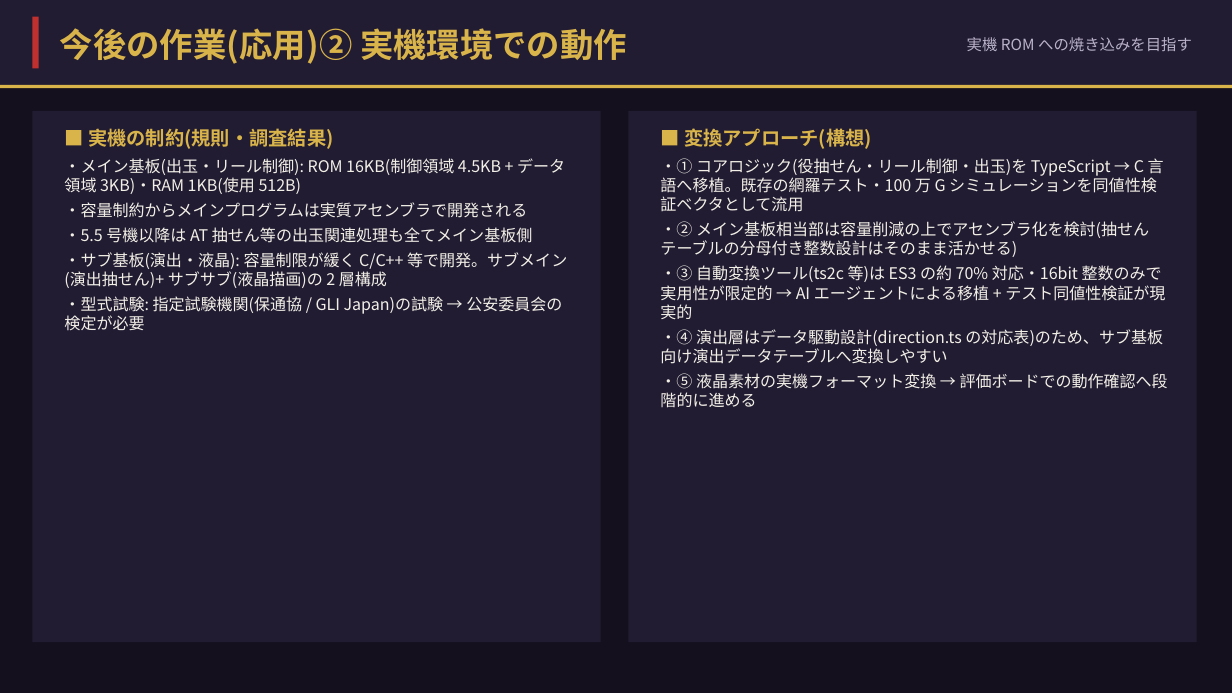
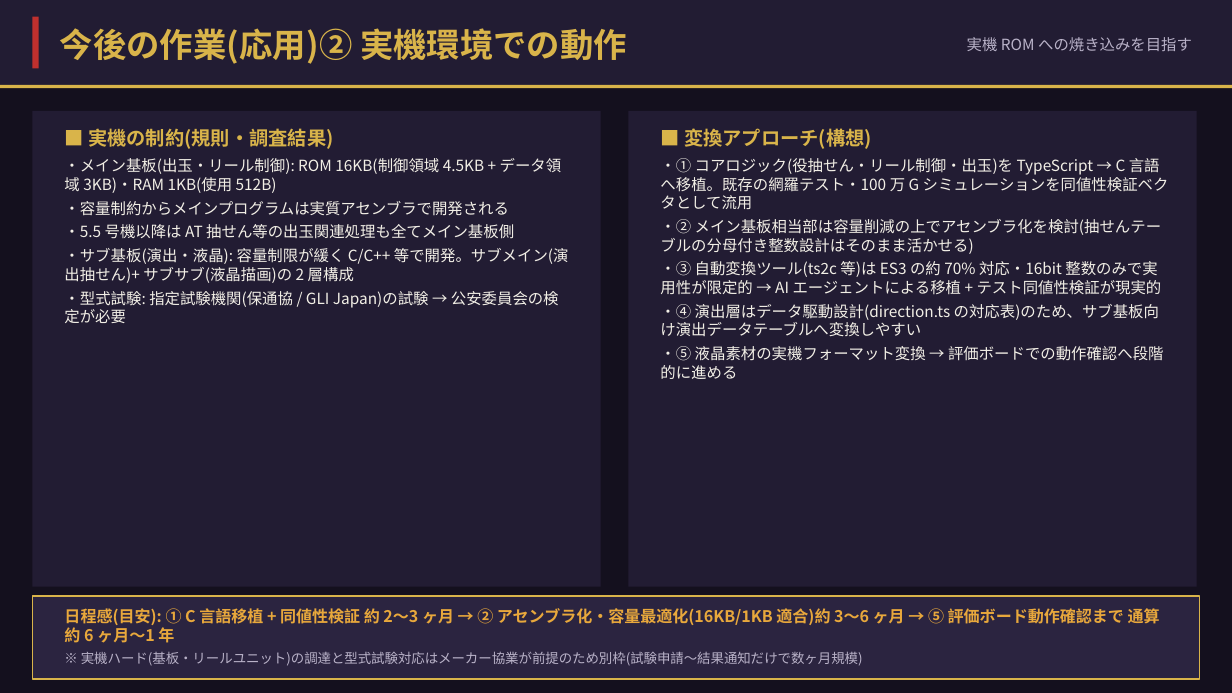
Before and after one commit to t-asaga1/cloud-agent-slot, a slide deck: slide 9 of docs/presentation/スロットアプリ開発.pptx. Drawn at 1232x693 pixels with LibreOffice and Linux fonts; fonts in the diff are those of the drawing. Boxes give left, top, right and bottom in pixels: in the first picture for what was removed or moved away, otherwise in the second. Text is boxed around its words. In the diff, an @@ line names an element or a change of style, - is before the commit and + after.

```diff
--- a/docs/presentation/スロットアプリ開発.pptx
+++ b/docs/presentation/スロットアプリ開発.pptx
@@ rectangle resized from (x1=32, y1=111, x2=601, y2=642) to (x1=32, y1=111, x2=601, y2=587) @@
@@ rectangle resized from (x1=628, y1=111, x2=1197, y2=642) to (x1=628, y1=111, x2=1197, y2=587) @@
@@ text at (x1=64, y1=158, x2=569, y2=323): size 12.5 to 12 pt @@
@@ text at (x1=660, y1=158, x2=1169, y2=379): size 12.5 to 12 pt @@
@@ rectangle added at (x1=32, y1=596, x2=1200, y2=679), fill #2B2440, outline #D9B44A 1 pt @@
@@ text added at (x1=64, y1=605, x2=1160, y2=666), 12.5 pt, text #E8A83C, bold @@
+日程感(目安): ① C 言語移植 + 同値性検証 約 2〜3 ヶ月 → ② アセンブラ化・容量最適化(16KB/1KB 適合)約 3〜6 ヶ月 → ⑤ 評価ボード動作確認まで 通算 約 6 ヶ月〜1 年
+※ 実機ハード(基板・リールユニット)の調達と型式試験対応はメーカー協業が前提のため別枠(試験申請〜結果通知だけで数ヶ月規模)
```
Also in this commit, not shown: 1 other slide changed, 1 other file.
